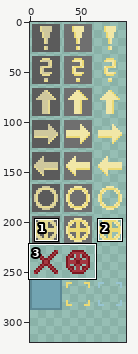
Two versions of one sprite sheet, assets/map_tools.png. The picture above shows the old version from afar; the outline marks the close-up.
Close-up. Before the edit:
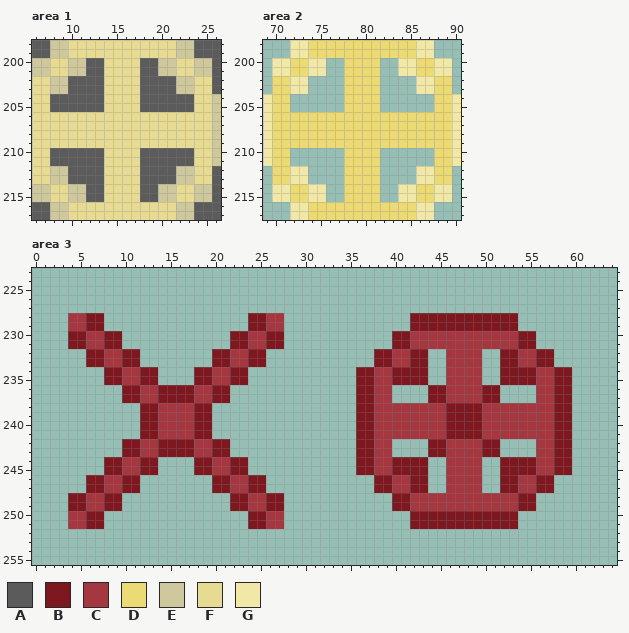
The file is 96x288 pixels. Shown: area 1: x 6..26, y 198..217; area 2: x 69..90, y 198..217; area 3: x 0..64, y 223..255. The old version is drawn lined up with the new one, on the new canvas. The commit also changed other parts of the picture, which this record leaves out.
Palette (. is transparent): A #5b5b5b  B #7d1820  C #a43740  D #ecda74  E #cfc89d  F #e7db93  G #f1e7a7
Pixels before, area 1, first column x 6:
198 AAEEFFFFFFFFFFFFEEAAA
199 AAEEFFFFFFFFFFFFEEAAA
200 EEFFEEAAFFFFAAEEFFEEA
201 EEFFEEAAFFFFAAEEFFEEA
202 FFEEAAAAFFFFAAAAEEFFA
203 FFEEAAAAFFFFAAAAEEFFA
204 FFAAAAAAFFFFAAAAAAFFE
205 FFAAAAAAFFFFAAAAAAFFE
206 FFFFFFFFFFFFFFFFFFFFE
207 FFFFFFFFFFFFFFFFFFFFE
208 FFFFFFFFFFFFFFFFFFFFE
209 FFFFFFFFFFFFFFFFFFFFE
210 FFAAAAAAFFFFAAAAAAFFE
211 FFAAAAAAFFFFAAAAAAFFE
212 FFEEAAAAFFFFAAAAEEFFA
213 FFEEAAAAFFFFAAAAEEFFA
214 EEFFEEAAFFFFAAEEFFEEA
215 EEFFEEAAFFFFAAEEFFEEA
216 AAEEFFFFFFFFFFFFEEAAA
217 AAEEFFFFFFFFFFFFEEAAA
Pixels before, area 2, first column x 69:
198 ...GGDDDDDDDDDDDDGG...
199 ...GGDDDDDDDDDDDDGG...
200 .GGDDGG..DDDD..GGDDGG.
201 .GGDDGG..DDDD..GGDDGG.
202 .DDGG....DDDD....GGDD.
203 .DDGG....DDDD....GGDD.
204 GDD......DDDD......DDG
205 GDD......DDDD......DDG
206 GDDDDDDDDDDDDDDDDDDDDG
207 GDDDDDDDDDDDDDDDDDDDDG
208 GDDDDDDDDDDDDDDDDDDDDG
209 GDDDDDDDDDDDDDDDDDDDDG
210 GDD......DDDD......DDG
211 GDD......DDDD......DDG
212 .DDGG....DDDD....GGDD.
213 .DDGG....DDDD....GGDD.
214 .GGDDGG..DDDD..GGDDGG.
215 .GGDDGG..DDDD..GGDDGG.
216 ...GGDDDDDDDDDDDDGG...
217 ...GGDDDDDDDDDDDDGG...
Pixels before, area 3, first column x 4:
228 CCBB................BBCC..............BBBBBBBBBBBB......
229 CCBB................BBCC..............BBBBBBBBBBBB......
230 BBCCBB............BBCCBB............BBCCCCCCCCCCCCBB....
231 BBCCBB............BBCCBB............BBCCCCCCCCCCCCBB....
232 ..BBCCBB........BBCCBB............BBCCBB..CCCC..BBCCBB..
233 ..BBCCBB........BBCCBB............BBCCBB..CCCC..BBCCBB..
234 ....BBCCBB....BBCCBB............BBCCBBBB..CCCC..BBBBCCBB
235 ....BBCCBB....BBCCBB............BBCCBBBB..CCCC..BBBBCCBB
236 ......BBCCBBBBCCBB..............BBCC....BBCCCCBB....CCBB
237 ......BBCCBBBBCCBB..............BBCC....BBCCCCBB....CCBB
238 ........BBCCCCBB................BBCCCCCCCCBBBBCCCCCCCCBB
239 ........BBCCCCBB................BBCCCCCCCCBBBBCCCCCCCCBB
240 ........BBCCCCBB................BBCCCCCCCCBBBBCCCCCCCCBB
241 ........BBCCCCBB................BBCCCCCCCCBBBBCCCCCCCCBB
242 ......BBCCBBBBCCBB..............BBCC....BBCCCCBB....CCBB
243 ......BBCCBBBBCCBB..............BBCC....BBCCCCBB....CCBB
244 ....BBCCBB....BBCCBB............BBCCBBBB..CCCC..BBBBCCBB
245 ....BBCCBB....BBCCBB............BBCCBBBB..CCCC..BBBBCCBB
246 ..BBCCBB........BBCCBB............BBCCBB..CCCC..BBCCBB..
247 ..BBCCBB........BBCCBB............BBCCBB..CCCC..BBCCBB..
248 BBCCBB............BBCCBB............BBCCCCCCCCCCCCBB....
249 BBCCBB............BBCCBB............BBCCCCCCCCCCCCBB....
250 CCBB................BBCC..............BBBBBBBBBBBB......
251 CCBB................BBCC..............BBBBBBBBBBBB......
New version:
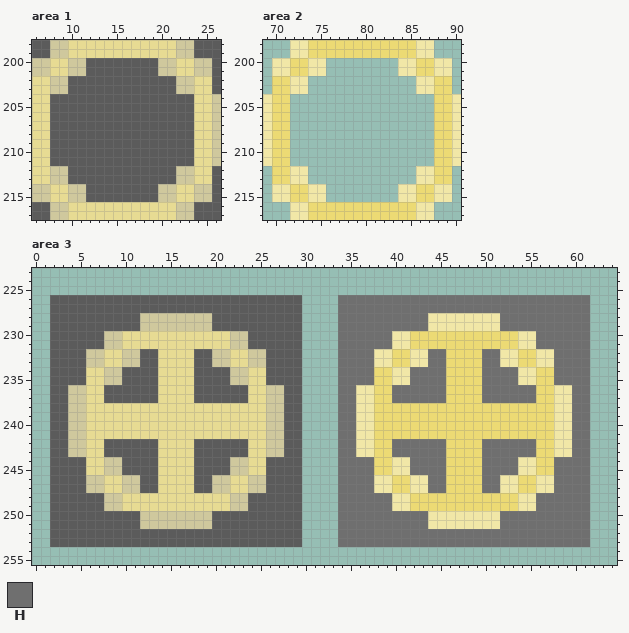
Colours new in this view: H #6f6f6f
The exact change:
canvas 96x288 -> 96x320
Changed rows in their new state; - is an unchanged pixel.
Area 1:
first column x 8:
200 ------AAAA------
201 ------AAAA------
202 ------AAAA------
203 ------AAAA------
204 ------AAAA------
205 ------AAAA------
206 AAAAAAAAAAAAAAAA
207 AAAAAAAAAAAAAAAA
208 AAAAAAAAAAAAAAAA
209 AAAAAAAAAAAAAAAA
210 ------AAAA------
211 ------AAAA------
212 ------AAAA------
213 ------AAAA------
214 ------AAAA------
215 ------AAAA------
Area 2:
first column x 72:
200 ------....------
201 ------....------
202 ------....------
203 ------....------
204 ------....------
205 ------....------
206 ................
207 ................
208 ................
209 ................
210 ------....------
211 ------....------
212 ------....------
213 ------....------
214 ------....------
215 ------....------
Area 3:
first column x 2:
226 AAAAAAAAAAAAAAAAAAAAAAAAAAAA----HHHHHHHHHHHHHHHHHHHHHHHHHHHH
227 AAAAAAAAAAAAAAAAAAAAAAAAAAAA----HHHHHHHHHHHHHHHHHHHHHHHHHHHH
228 AAAAAAAAAAEEEEEEEEAAAAAAAAAA----HHHHHHHHHHGGGGGGGGHHHHHHHHHH
229 AAAAAAAAAAEEEEEEEEAAAAAAAAAA----HHHHHHHHHHGGGGGGGGHHHHHHHHHH
230 AAAAAAEEFFFFFFFFFFFFEEAAAAAA----HHHHHHGGDDDDDDDDDDDDGGHHHHHH
231 AAAAAAEEFFFFFFFFFFFFEEAAAAAA----HHHHHHGGDDDDDDDDDDDDGGHHHHHH
232 AAAAEEFFEEAAFFFFAAEEFFEEAAAA----HHHHGGDDGGHHDDDDHHGGDDGGHHHH
233 AAAAEEFFEEAAFFFFAAEEFFEEAAAA----HHHHGGDDGGHHDDDDHHGGDDGGHHHH
234 AAAAFFEEAAAAFFFFAAAAEEFFAAAA----HHHHDDGGHHHHDDDDHHHHGGDDHHHH
235 AAAAFFEEAAAAFFFFAAAAEEFFAAAA----HHHHDDGGHHHHDDDDHHHHGGDDHHHH
236 AAEEFFAAAAAAFFFFAAAAAAFFEEAA----HHGGDDHHHHHHDDDDHHHHHHDDGGHH
237 AAEEFFAAAAAAFFFFAAAAAAFFEEAA----HHGGDDHHHHHHDDDDHHHHHHDDGGHH
238 AAEEFFFFFFFFFFFFFFFFFFFFEEAA----HHGGDDDDDDDDDDDDDDDDDDDDGGHH
239 AAEEFFFFFFFFFFFFFFFFFFFFEEAA----HHGGDDDDDDDDDDDDDDDDDDDDGGHH
240 AAEEFFFFFFFFFFFFFFFFFFFFEEAA----HHGGDDDDDDDDDDDDDDDDDDDDGGHH
241 AAEEFFFFFFFFFFFFFFFFFFFFEEAA----HHGGDDDDDDDDDDDDDDDDDDDDGGHH
242 AAEEFFAAAAAAFFFFAAAAAAFFEEAA----HHGGDDHHHHHHDDDDHHHHHHDDGGHH
243 AAEEFFAAAAAAFFFFAAAAAAFFEEAA----HHGGDDHHHHHHDDDDHHHHHHDDGGHH
244 AAAAFFEEAAAAFFFFAAAAEEFFAAAA----HHHHDDGGHHHHDDDDHHHHGGDDHHHH
245 AAAAFFEEAAAAFFFFAAAAEEFFAAAA----HHHHDDGGHHHHDDDDHHHHGGDDHHHH
246 AAAAEEFFEEAAFFFFAAEEFFEEAAAA----HHHHGGDDGGHHDDDDHHGGDDGGHHHH
247 AAAAEEFFEEAAFFFFAAEEFFEEAAAA----HHHHGGDDGGHHDDDDHHGGDDGGHHHH
248 AAAAAAEEFFFFFFFFFFFFEEAAAAAA----HHHHHHGGDDDDDDDDDDDDGGHHHHHH
249 AAAAAAEEFFFFFFFFFFFFEEAAAAAA----HHHHHHGGDDDDDDDDDDDDGGHHHHHH
250 AAAAAAAAAAEEEEEEEEAAAAAAAAAA----HHHHHHHHHHGGGGGGGGHHHHHHHHHH
251 AAAAAAAAAAEEEEEEEEAAAAAAAAAA----HHHHHHHHHHGGGGGGGGHHHHHHHHHH
252 AAAAAAAAAAAAAAAAAAAAAAAAAAAA----HHHHHHHHHHHHHHHHHHHHHHHHHHHH
253 AAAAAAAAAAAAAAAAAAAAAAAAAAAA----HHHHHHHHHHHHHHHHHHHHHHHHHHHH
